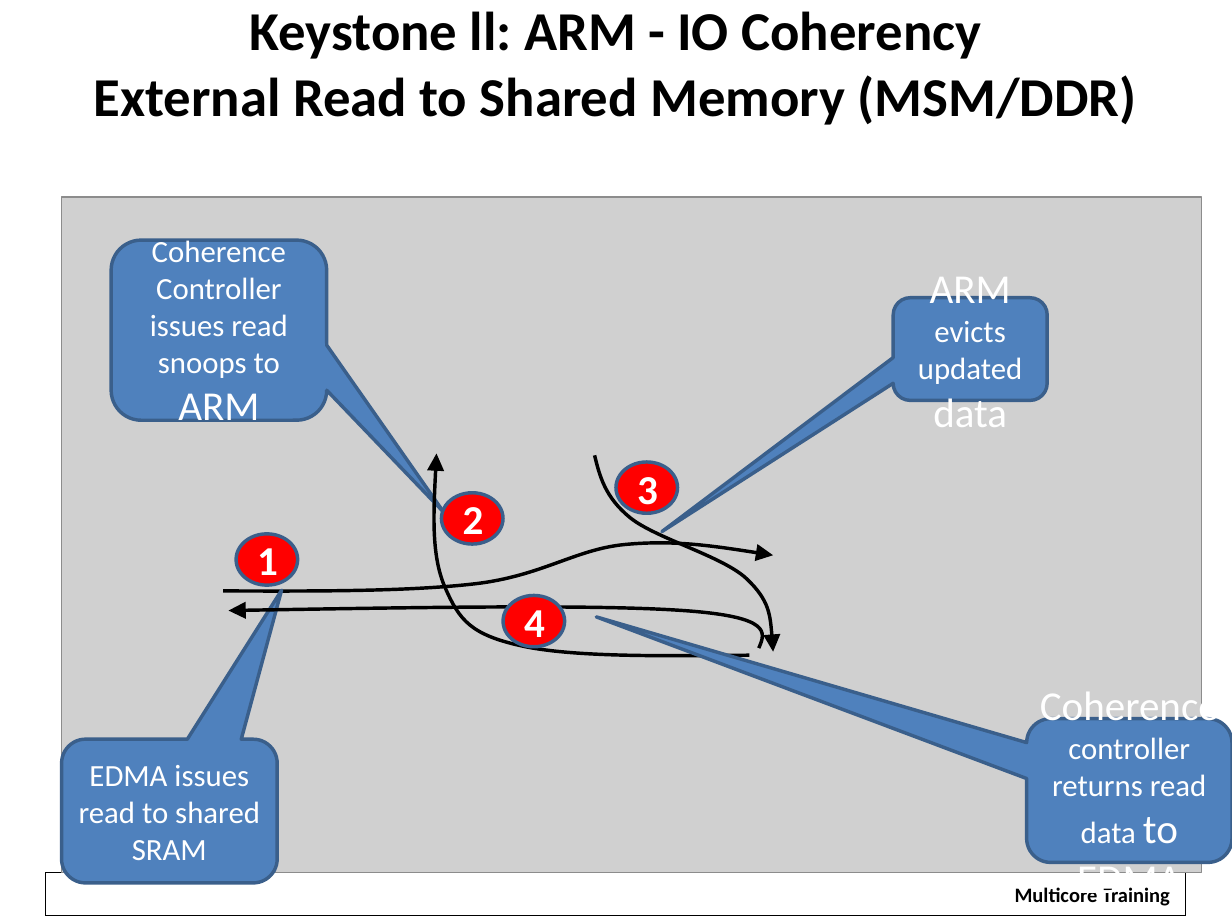
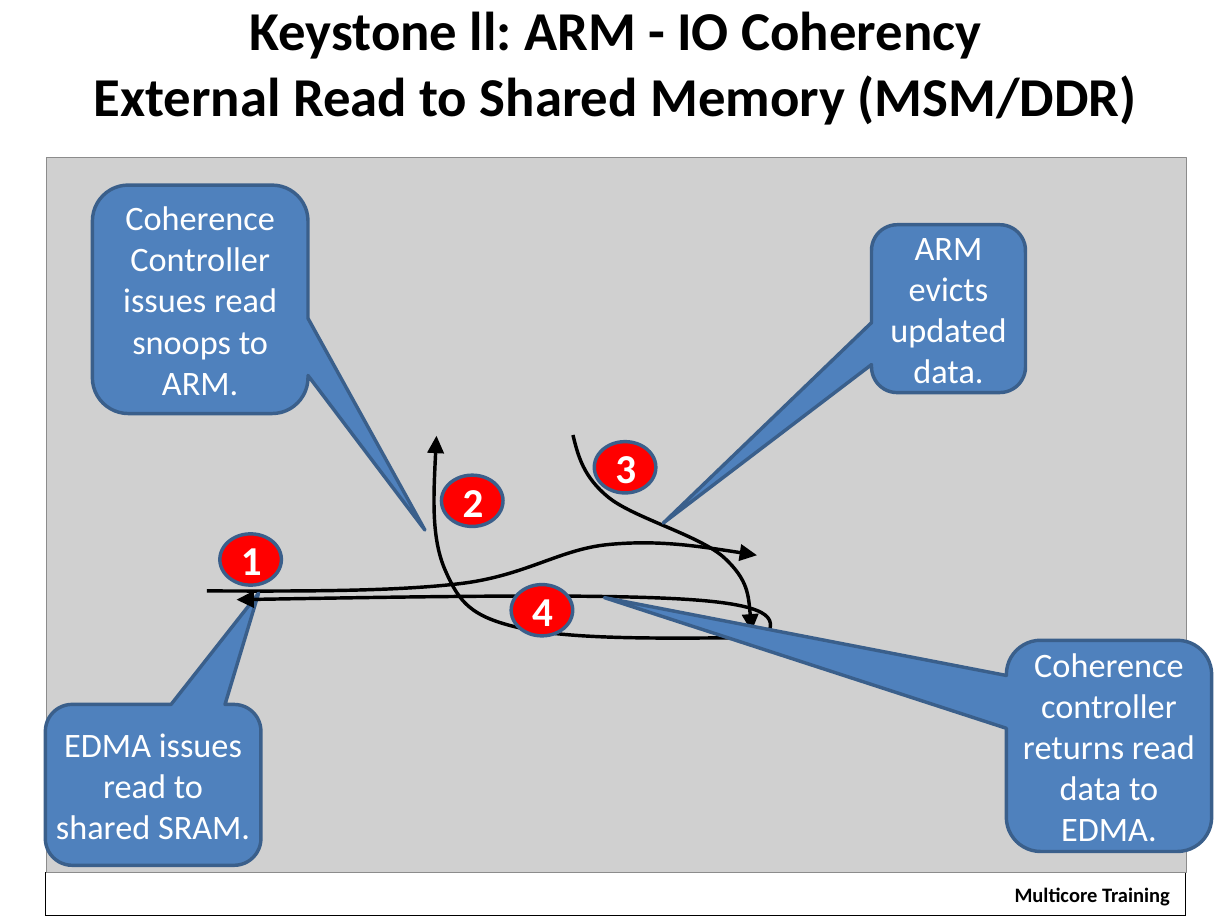
Before and after one commit to hari1989/keystone-workshop, a slide deck: slide 36 of preliminary/Working/presentations/KeyStoneII ARM Overview.pptx. Drawn at 1232x924 pixels with LibreOffice and Linux fonts; fonts in the diff are those of the drawing; grey boxes stand for pictures; background and template pictures are left out. Boxes give left, top, right and bottom in pixels: in the first picture for what was removed or moved away, otherwise in the second. Text is boxed around its words. In the diff, an @@ line names an element or a change of style, - is before the commit and + after.

Commit message:
Edits RJH

```diff
--- a/preliminary/Working/presentations/KeyStoneII ARM Overview.pptx
+++ b/preliminary/Working/presentations/KeyStoneII ARM Overview.pptx
@@ picture: place and size @@
-picture at (62, 197, 1201, 872)
+picture at (47, 158, 1186, 872)
@@ rounded speech box "Coherence Controller issues read snoops ...": place and size @@
-rounded speech box "Coherence Controller issues read snoops ..." at (111, 240, 326, 420)
+rounded speech box "Coherence Controller issues read snoops ..." at (92, 185, 308, 413)
@@ text in rounded speech box at (123, 206, 277, 395): text changed; size 18 to 20 pt @@
-Coherence Controller issues read snoops to ARM
+Coherence Controller issues read snoops to ARM.
@@ proportions changed in 3 elements at (46, 705, 261, 866), (1007, 641, 1212, 851), (871, 224, 1025, 392) @@
@@ rounded speech box "ARM evicts updated data.": place and size @@
-rounded speech box "ARM evicts updated data." at (893, 298, 1047, 400)
+rounded speech box "ARM evicts updated data." at (871, 224, 1025, 392)
@@ text in rounded speech box at (890, 238, 1006, 392): text changed; size 18 to 20 pt @@
-ARM evicts updated data
+ARM evicts updated data.
@@ freeform shape: place and size @@
-freeform shape at (431, 453, 749, 657)
+freeform shape at (431, 436, 749, 639)
@@ freeform shape: place and size @@
-freeform shape at (595, 456, 774, 652)
+freeform shape at (573, 435, 752, 631)
@@ ellipse "3": place and size @@
-ellipse "3" at (616, 462, 678, 514)
+ellipse "3" at (594, 442, 655, 494)
@@ ellipse "2": place and size @@
-ellipse "2" at (441, 493, 503, 545)
+ellipse "2" at (441, 476, 503, 527)
@@ ellipse "1": place and size @@
-ellipse "1" at (237, 533, 298, 585)
+ellipse "1" at (219, 533, 281, 585)
@@ freeform shape: place and size @@
-freeform shape at (223, 540, 772, 591)
+freeform shape at (207, 540, 756, 591)
@@ freeform shape: place and size @@
-freeform shape at (229, 605, 772, 649)
+freeform shape at (237, 594, 780, 638)
@@ ellipse "4": place and size @@
-ellipse "4" at (503, 595, 564, 647)
+ellipse "4" at (511, 585, 573, 637)
@@ rounded speech box "Coherence controller returns read data ...": place and size @@
-rounded speech box "Coherence controller returns read data ..." at (1026, 718, 1232, 862)
+rounded speech box "Coherence controller returns read data ..." at (1007, 641, 1212, 851)
@@ text in rounded speech box at (1023, 653, 1195, 841): text changed; size 18 to 20 pt @@
-Coherence controller returns read data to EDMA
+Coherence controller returns read data to EDMA.
@@ rounded speech box "EDMA issues read to shared ...": place and size @@
-rounded speech box "EDMA issues read to shared ..." at (62, 739, 277, 883)
+rounded speech box "EDMA issues read to shared ..." at (46, 705, 261, 866)
@@ text in rounded speech box at (56, 733, 250, 839): text changed; size 18 to 20 pt @@
-EDMA issues read to shared SRAM
+EDMA issues read to shared SRAM.
```
Also in this commit, not shown: 23 other slides changed, 1 slide added, 1 slide removed.
